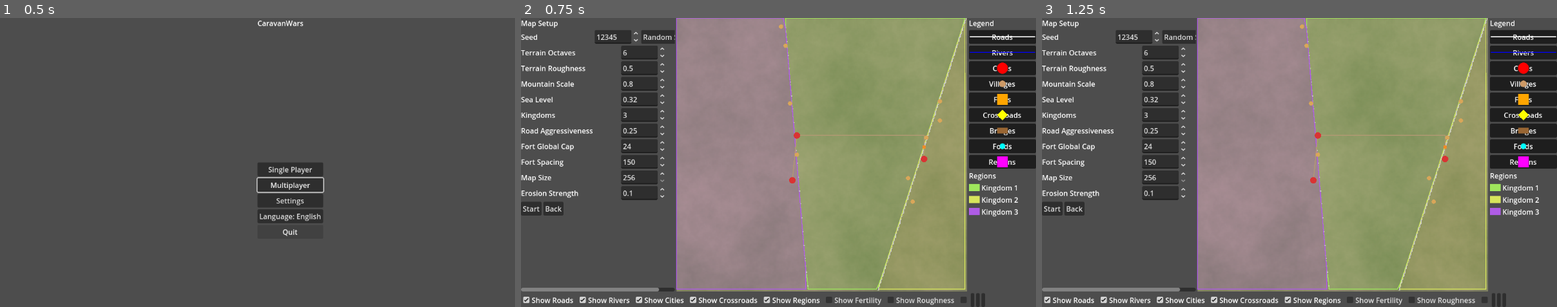
Above: before the commit, frames 1-3 (left to right).
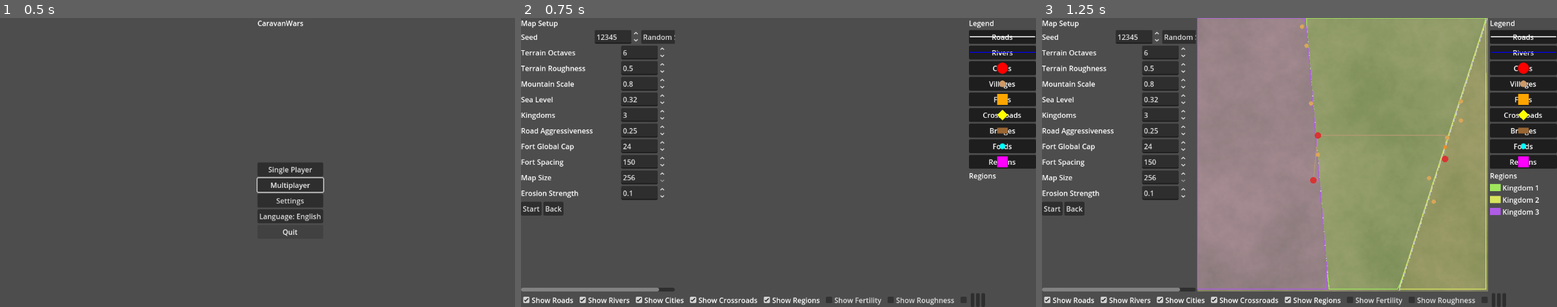
Above: after the commit, the same moments.

Repository: sepa79/CaravanWars
Game: Godot game, scene res://scenes/Main.tscn
The game is run twice, just before and just after one commit, with the same random seed, the same clock (stepped at 60 frames per second) and the same inputs.
Inputs:
- Up to frame 1 (0.5 s): no input
- Up to frame 2 (0.75 s): click "Single Player" at 0.5 s
- Up to frame 3 (1.25 s): no input

Frame 1 is identical in both runs. In frame 2, 54% of the frame differs, in the area x 30-97%, y 0-95%; in frame 3, nothing differs.

Commit message:
fix: debounce map setup controls

Diff:
--- a/game/ui/MapSetupScreen.gd
+++ b/game/ui/MapSetupScreen.gd
@@ -4,6 +4,8 @@
 const MapGenerationParams := preload("res://map/generation/MapGenerationParams.gd")
 const LegendIconButton := preload("res://ui/LegendIconButton.gd")
 const MapViewScript := preload("res://ui/MapView.gd")
+
+const REGENERATE_DEBOUNCE_SECONDS := 0.3
 
 const LEGEND_CONFIG := [
     {"layer": "roads", "icon": "road", "label": "setup.legend_roads"},
@@ -59,6 +61,7 @@
 
 var previous_state: String = Net.state
 var _regeneration_pending: bool = false
+var _regeneration_timer: Timer
 var _syncing_layers: bool = false
 var _legend_buttons: Dictionary = {}
 var _layer_checkboxes: Dictionary = {}
@@ -71,6 +74,7 @@
 
 func _ready() -> void:
     _ui_rng.randomize()
+    _initialize_regeneration_timer()
     I18N.language_changed.connect(_update_texts)
     Net.state_changed.connect(_on_net_state_changed)
     start_button.pressed.connect(_on_start_pressed)
@@ -159,6 +163,13 @@
     ]
     for spin in spin_controls:
         spin.value_changed.connect(_on_parameter_changed)
+
+func _initialize_regeneration_timer() -> void:
+    _regeneration_timer = Timer.new()
+    _regeneration_timer.one_shot = true
+    _regeneration_timer.wait_time = REGENERATE_DEBOUNCE_SECONDS
+    add_child(_regeneration_timer)
+    _regeneration_timer.timeout.connect(_on_regeneration_timer_timeout)
 
 func _setup_layer_toggles() -> void:
     _layer_checkboxes = {
@@ -262,10 +273,14 @@
     _syncing_layers = false
 
 func _schedule_regenerate() -> void:
-    if _regeneration_pending:
+    if _regeneration_timer == null:
+        _regenerate_map()
         return
     _regeneration_pending = true
-    call_deferred("_regenerate_map")
+    _regeneration_timer.start()
+
+func _on_regeneration_timer_timeout() -> void:
+    _regenerate_map()
 
 func _regenerate_map() -> void:
     _regeneration_pending = false
Not shown, changed: CHANGELOG.md
